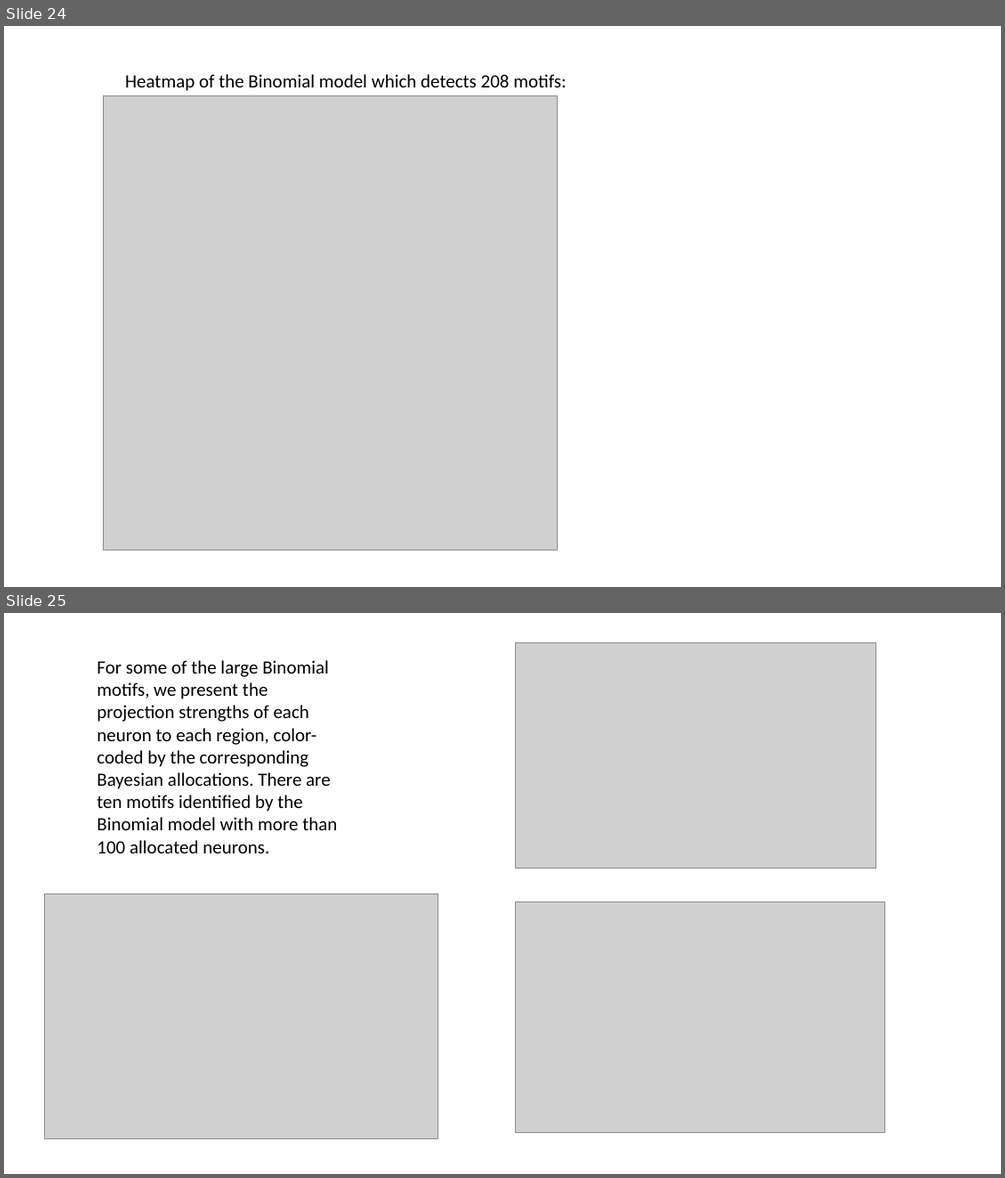
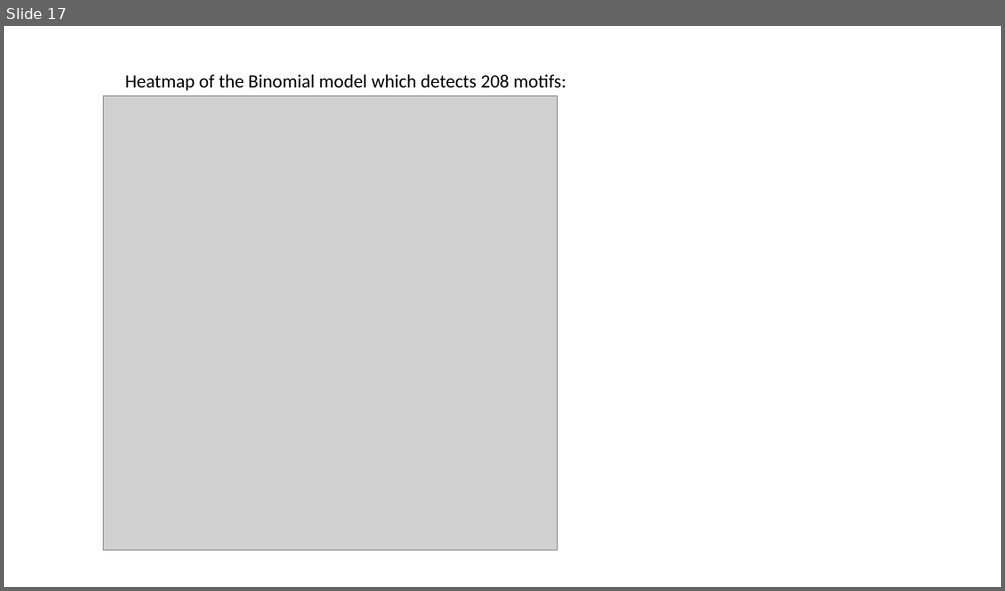
Before and after one commit to jinluliu550/MAPseq_analysis, a slide deck: jinlu/EC_new.pptx. Shown one above the other, each under a label of ours: slides 24 and 25 before the commit, slide 17 after it. The pictures are 1005x1178 and 1005x591 pixels, drawn with LibreOffice and Linux fonts; fonts in the diff are those of the drawing; grey boxes stand for pictures. Boxes give left, top, right and bottom in pixels: in the first picture for what was removed or moved away, otherwise in the second. Text is boxed around its words. In the diff, an @@ line names an element or a change of style, - is before the commit and + after.

```diff
--- a/jinlu/EC_new.pptx
+++ b/jinlu/EC_new.pptx
@@ slide 25 removed at (4, 613, 1001, 1174), background #FFFFFF @@
@@ text removed at (97, 660, 337, 853) @@
-For some of the large Binomial motifs, we present the projection strengths of each neuron to each region, color-coded by the corresponding Bayesian allocations. There are ten motifs identified by the Binomial model with more than 100 allocated neurons.
@@ picture removed at (516, 642, 876, 868) @@
@@ picture removed at (45, 893, 438, 1139) @@
@@ picture removed at (516, 901, 885, 1133) @@
@@ what was slide 24 is now slide 17 @@
```
Also in this commit, not shown: 8 slides changed, 2 slides added, 7 other slides removed, 9 other files.
